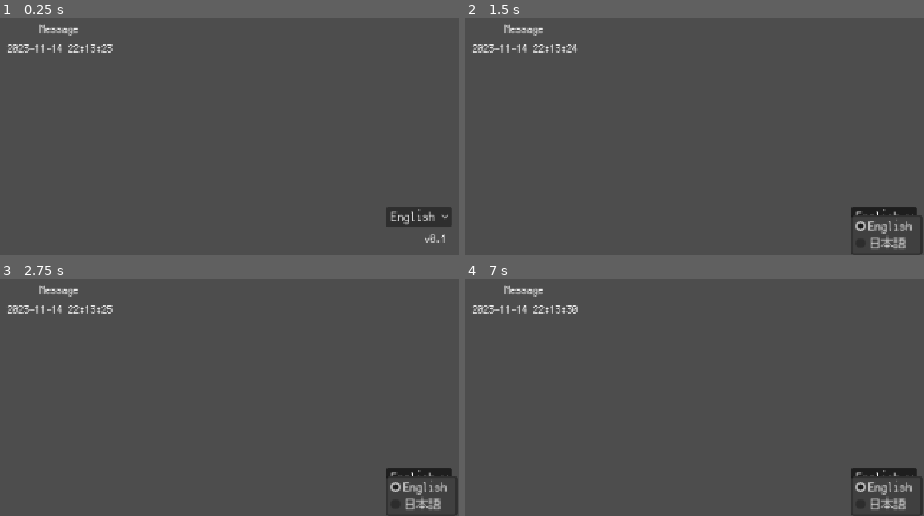
Above: before the commit, frames 1-4 (two rows, left to right).
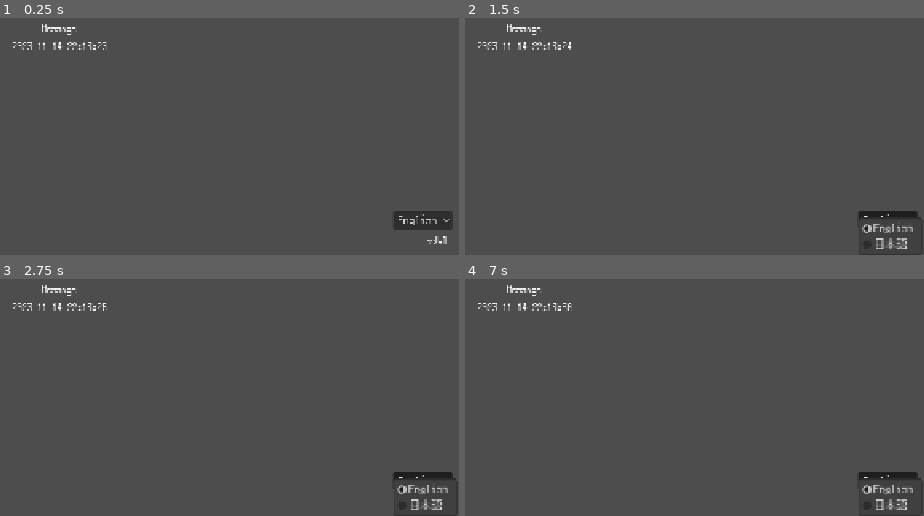
Above: after the commit, the same moments.

Repository: joshuafolkken/godot-2d-platformer
Game: Godot game, scene res://scenes/main.tscn
Same seed, same stepped clock (60 frames per second), same inputs: the game is played once before the commit and once after it.
Inputs:
- Up to frame 1 (0.25 s): no input
- Up to frame 2 (1.5 s): click "English" at 0.5 s; click "English" at 1.25 s
- Up to frame 3 (2.75 s): click "English" at 2 s
- Up to frame 4 (7 s): tap Enter at 2.75, 4.25, 5.75 s; tap Space at 3.5, 5, 6.5 s

The runs differ from the first frame. In frame 1, 1.6% of the frame differs, in the area x 1-99%, y 2-96%; in frame 2, 1.8%; in frame 3, 1.8%; in frame 4, 1.8%, in the area x 1-100%, y 2-100%.

Commit message:
project settings #11

Diff:
--- a/project.godot
+++ b/project.godot
@@ -26,6 +26,8 @@
 
 [display]
 
+window/size/viewport_width=1280
+window/size/viewport_height=720
 window/stretch/mode="canvas_items"
 window/dpi/allow_hidpi=false
 
@@ -41,3 +43,7 @@
 
 locale/translations=PackedStringArray("res://locale/en.po", "res://locale/ja.po")
 locale/translations_pot_files=PackedStringArray("res://scenes/main.tscn")
+
+[rendering]
+
+textures/canvas_textures/default_texture_filter=0
